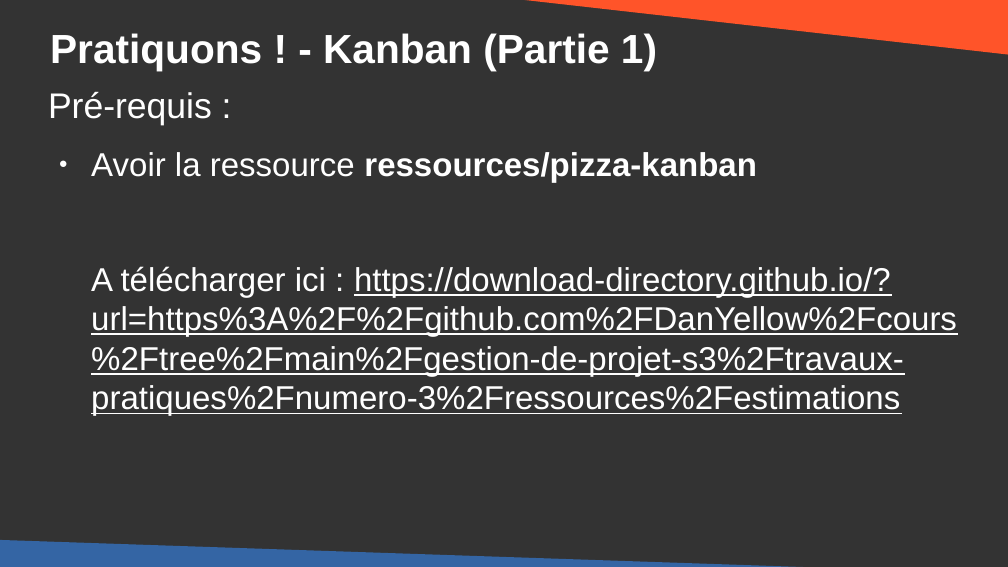
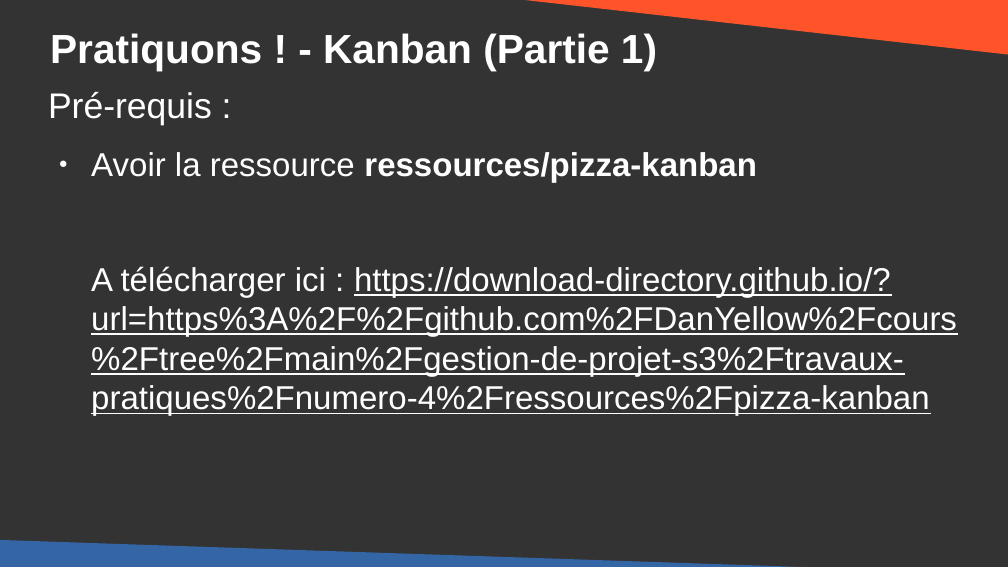
Before and after one commit to DanYellow/cours, a slide deck: slide 5 of gestion-de-projet-s3/travaux-pratiques/numero-4/presentation.odp. Drawn at 1008x567 pixels with LibreOffice and Linux fonts; fonts in the diff are those of the drawing. Boxes give left, top, right and bottom in pixels: in the first picture for what was removed or moved away, otherwise in the second. Text is boxed around its words. In the diff, an @@ line names an element or a change of style, - is before the commit and + after.

```diff
--- a/gestion-de-projet-s3/travaux-pratiques/numero-4/presentation.odp
+++ b/gestion-de-projet-s3/travaux-pratiques/numero-4/presentation.odp
@@ text at (91,266,957,416): text changed @@
-A télécharger ici : https://download-directory.github.io/?url=https%3A%2F%2Fgithub.com%2FDanYellow%2Fcours%2Ftree%2Fmain%2Fgestion-de-projet-s3%2Ftravaux-pratiques%2Fnumero-3%2Fressources%2Festimations
+A télécharger ici : https://download-directory.github.io/?url=https%3A%2F%2Fgithub.com%2FDanYellow%2Fcours%2Ftree%2Fmain%2Fgestion-de-projet-s3%2Ftravaux-pratiques%2Fnumero-4%2Fressources%2Fpizza-kanban
```
Also in this commit, not shown: 1 other slide changed, 1 other file.
